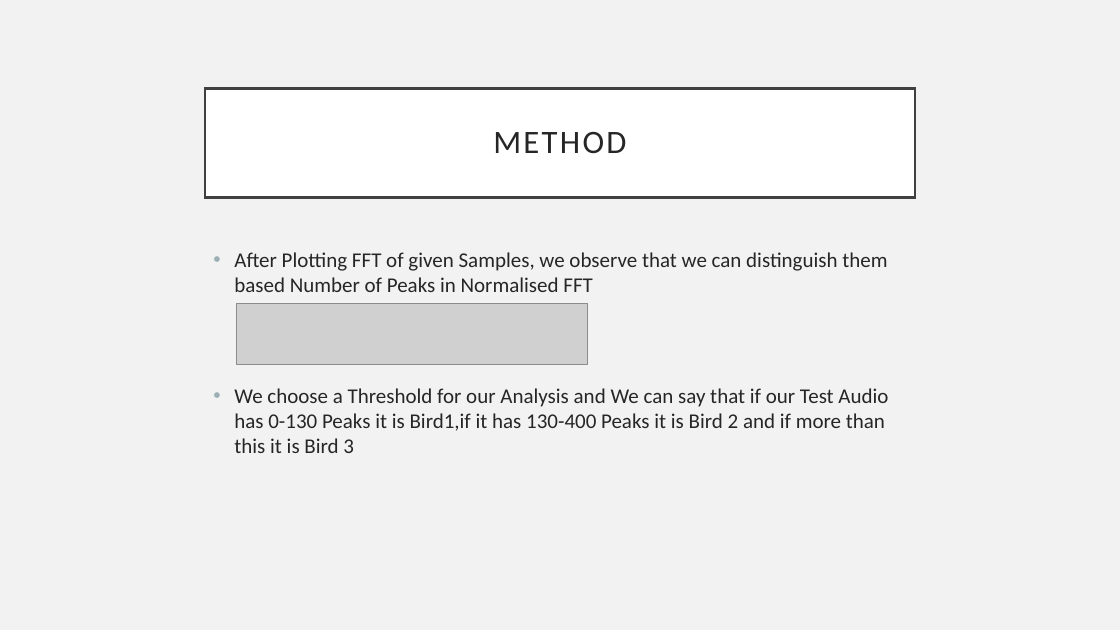
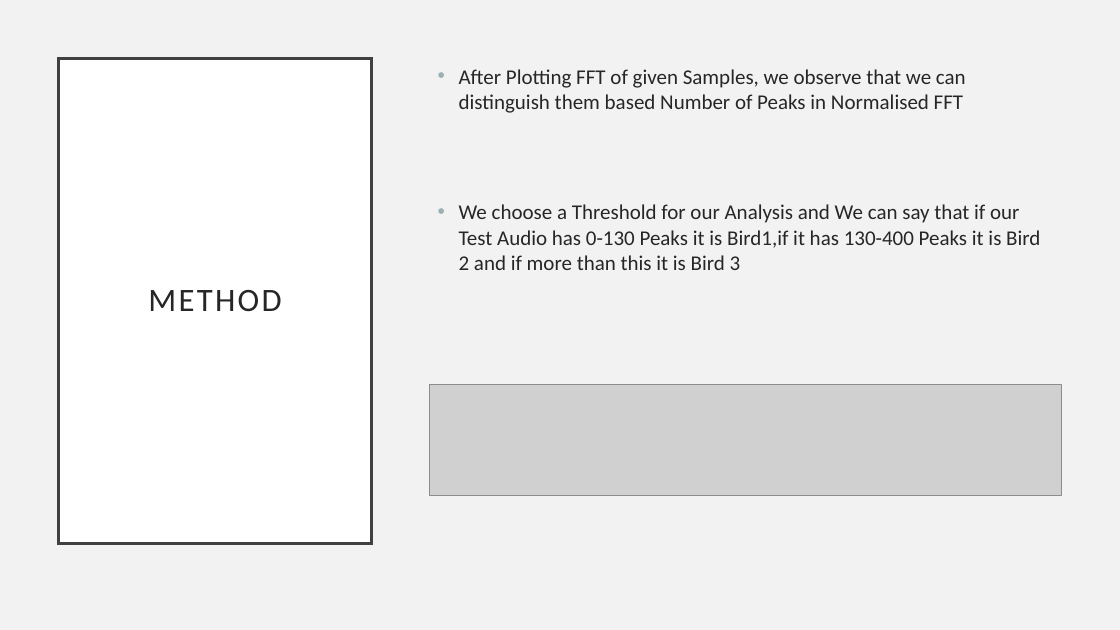
Before and after one commit to houleux/sp-project, a slide deck: slide 5 of SP ppt.pptx. Drawn at 1120x630 pixels with LibreOffice and Linux fonts; fonts in the diff are those of the drawing; grey boxes stand for pictures. Boxes give left, top, right and bottom in pixels: in the first picture for what was removed or moved away, otherwise in the second. Text is boxed around its words. In the diff, an @@ line names an element or a change of style, - is before the commit and + after.

```diff
--- a/SP ppt.pptx
+++ b/SP ppt.pptx
@@ title "METHOD": place and size @@
-title "METHOD" at (205, 88, 915, 197)
+title "METHOD" at (59, 59, 371, 544)
@@ text "After Plotting FFT of given ..." rewrapped from (234, 252, 888, 453) to (459, 69, 1040, 270) @@
@@ picture: place and size @@
-picture at (236, 303, 587, 365)
+picture at (429, 385, 1062, 495)
```
Also in this commit, not shown: 4 other slides changed, 2 slides added.
